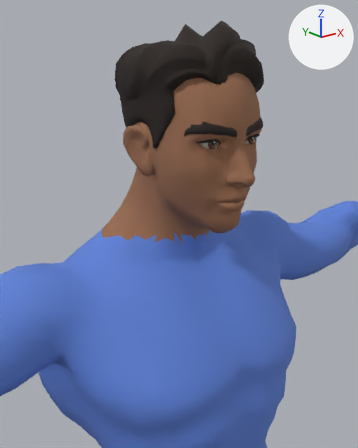
The glTF model apps/web/public/models/human.glb: old version first, new version second.
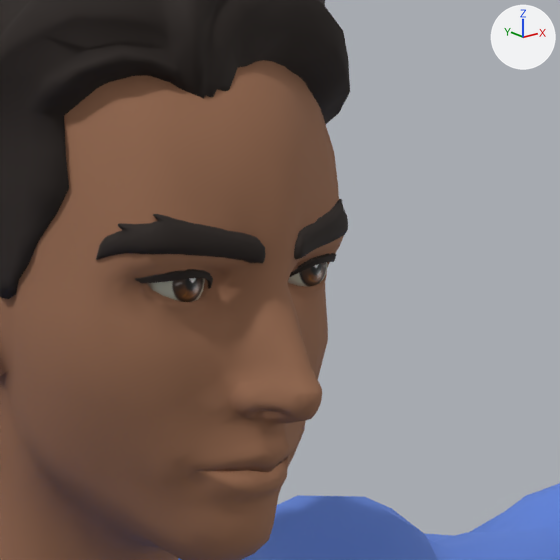
Each version appears first from a camera (50 mm lens) standing at (-0.4349, -0.5157, 1.783) and looking at (-0.0702, -0.0598, 1.6007), and next in a close-up on the part from 43% to 92% of the width and 12% to 52% of the height. Lighting does not change. The marker at upper right points along +X, +Y and +Z. The older version's two pictures come first. Vertices at exactly the same position are counted once.

The first close-up shows 'Eyebrows', 'Eyes', 'Student hair', 'SuperHero_Male'.
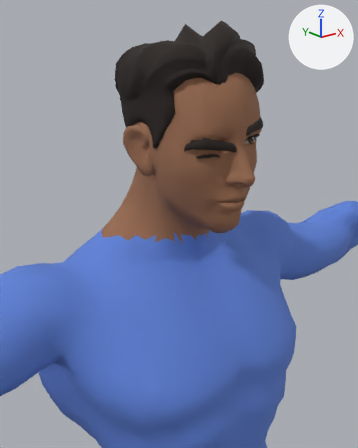
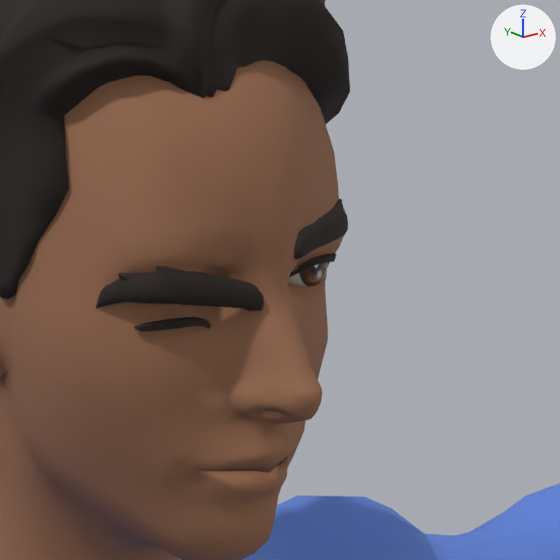
The newer file adds a shape key; the second version is drawn at full value of the shape key 'browDownLeft' of 'Eyebrows', and the change is written as the vertex moves it makes.

Boxes (x1, y1, x2, y2) around the edits, measured in the close-ups (560 x 560 px; the box of a moved part takes in the faces that stretch with it):
'Eyebrows', reshaped (47% taller)
    before: (96, 199, 348, 289)
    after: (96, 199, 348, 332)
part 1 of me_student_eyebrows, moved or reshaped
    before: (96, 214, 266, 263)
    after: (96, 266, 264, 311)
part 2 of me_student_eyebrows, moved or reshaped
    before: (135, 269, 213, 289)
    after: (134, 317, 211, 332)
'Eyes', unchanged, covered by the edit
    before: (147, 262, 327, 302)
    after: (288, 262, 327, 287)

What changed in the scene script:
```text
Change me_student_eyebrows:
    used by ob_eyebrows; location = (0.0, 0.0, 0.0)
    remove me_student_eyebrows.from_pydata(...)  # 558 vertices, 984 faces; spans x -0.0623..0.0623, y -0.0945..-0.0569, z 1.6949..1.7255
    add me_student_eyebrows.from_pydata(...)  # 558 vertices, 984 faces; spans x -0.0623..0.0623, y -0.0945..-0.0569, z 1.6769..1.7255
    me_student_eyebrows part 1: the loose piece of 243 vertices spanning x -0.0623..-0.0077, y -0.0945..-0.0569, z 1.7052..1.7255 is moved by (0.0, 0.0, -0.018)
    me_student_eyebrows part 2: the loose piece of 36 vertices spanning x -0.0536..-0.02, y -0.0843..-0.0698, z 1.6949..1.7045 is moved by (0.0, 0.0, -0.018)
```
